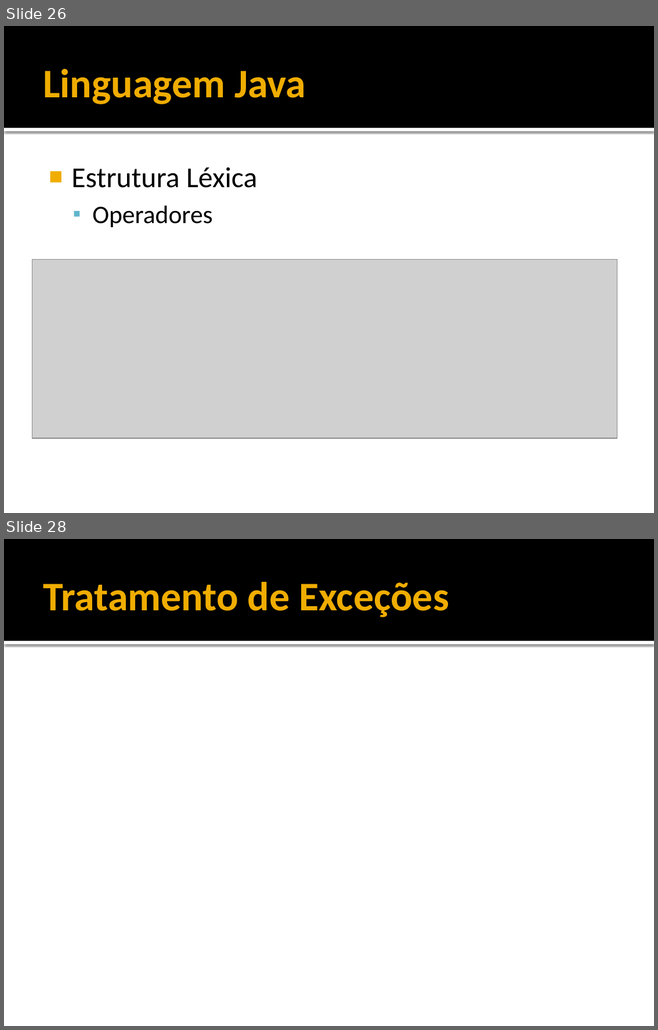
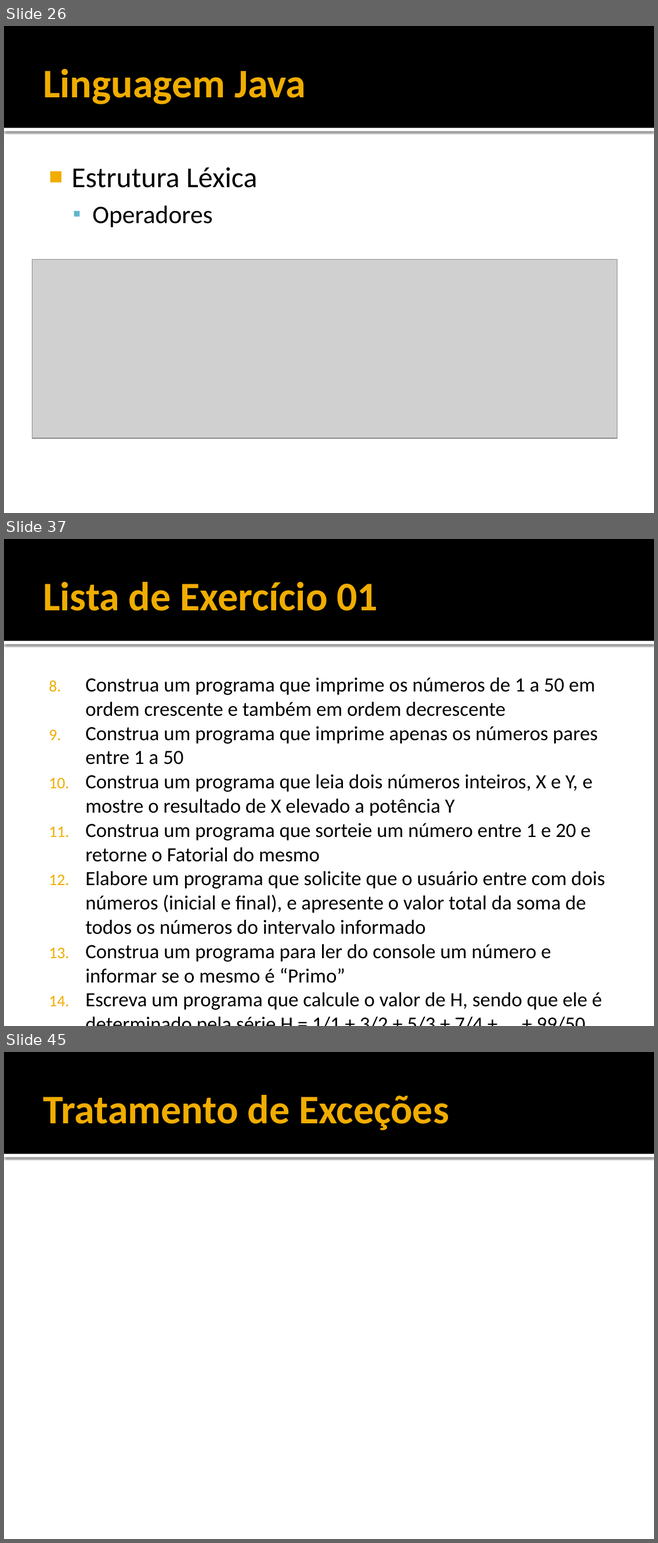
Before and after one commit to filosofisto/cpb-treinamento, a slide deck: Fundamentos/Fundamentos - Java Basico.pptx. Shown one above the other, each under a label of ours: slides 26 and 28 before the commit, slides 26, 37 and 45 after it; the slides between them are not shown. The pictures are 658x1030 and 658x1543 pixels, drawn with LibreOffice and Linux fonts; fonts in the diff are those of the drawing; grey boxes stand for pictures. Boxes give left, top, right and bottom in pixels: in the first picture for what was removed or moved away, otherwise in the second. Text is boxed around its words. In the diff, an @@ line names an element or a change of style, - is before the commit and + after.

```diff
--- a/Fundamentos/Fundamentos - Java Basico.pptx
+++ b/Fundamentos/Fundamentos - Java Basico.pptx
@@ slide 37 added at [4, 539, 654, 1026], background #FFFFFF; not listed: 2 template elements that a slide beside it also shows @@
@@ title added at [43, 582, 378, 611], 45 pt, text #F0AD00, bold @@
+Lista de Exercício 01
@@ text added at [85, 677, 604, 1010], 22.4 pt, text #000000 @@
+8. Construa um programa que imprime os números de 1 a 50 em ordem crescente e também em ordem decrescente
+9. Construa um programa que imprime apenas os números pares entre 1 a 50
+10. Construa um programa que leia dois números inteiros, X e Y, e mostre o resultado de X elevado a potência Y
+11. Construa um programa que sorteie um número entre 1 e 20 e retorne o Fatorial do mesmo
+12. Elabore um programa que solicite que o usuário entre com dois números (inicial e final), e apresente o valor total da soma de todos os números do intervalo informado
+13. Construa um programa para ler do console um número e informar se o mesmo é “Primo”
+14. Escreva um programa que calcule o valor de H, sendo que ele é determinado pela série H = 1/1 + 3/2 + 5/3 + 7/4 + ... + 99/50
@@ what was slide 28 is now slide 45 @@
```
Also in this commit, not shown: 1 slide changed, 16 other slides added, 1 other file.
